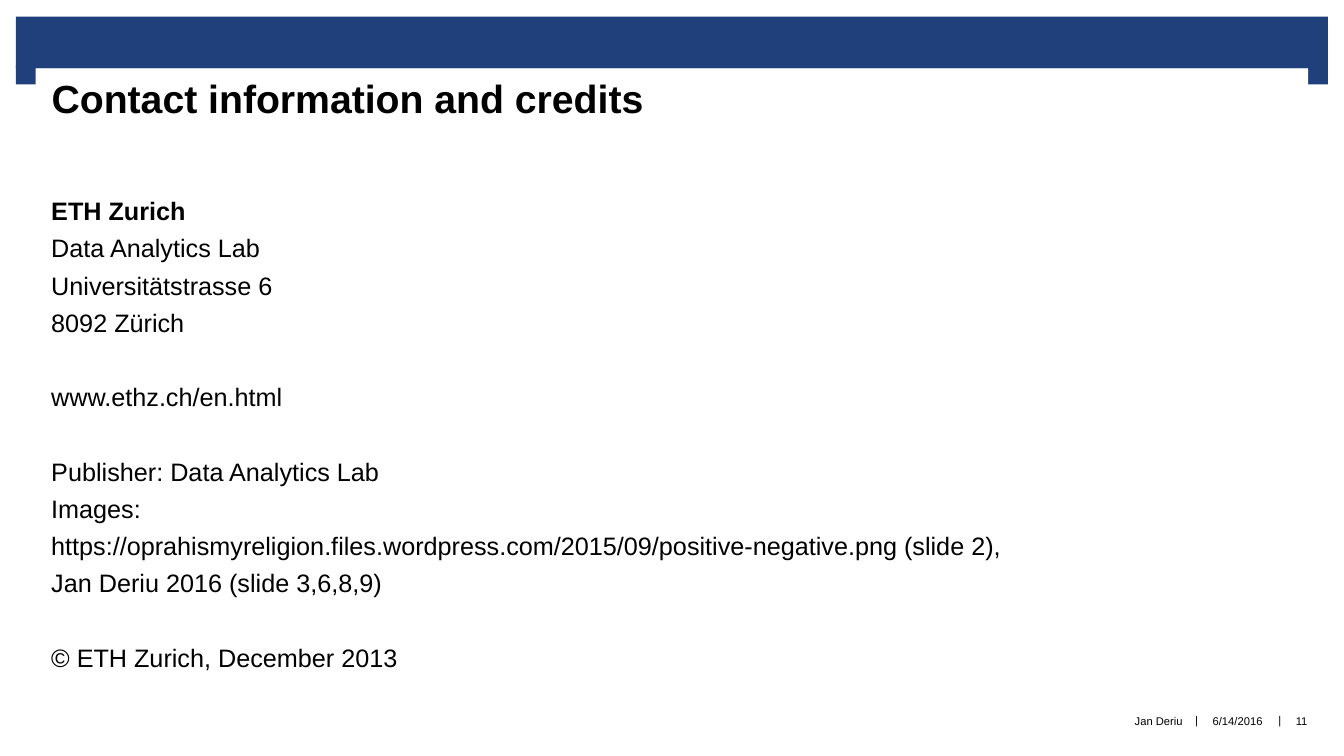
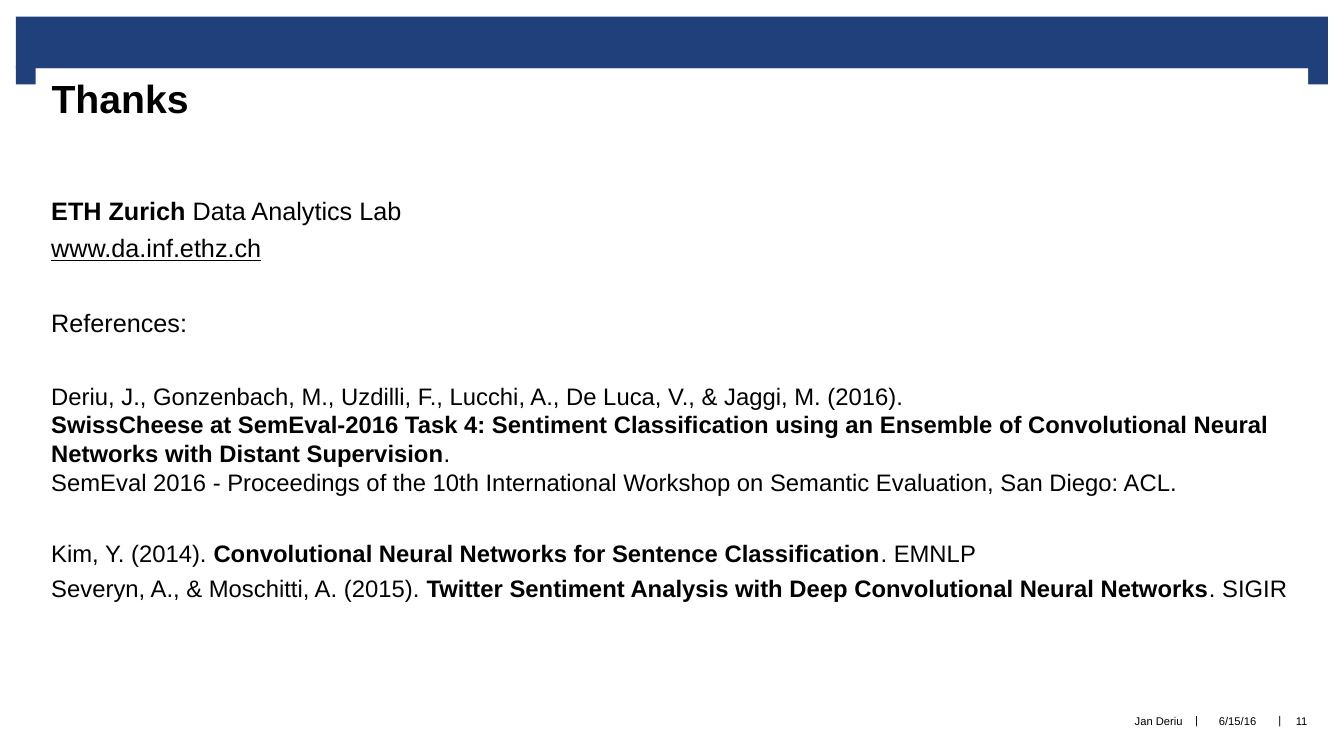
Before and after one commit to jderiu/deep-qa, a slide deck: slide 11 of Poster/SwissCheese.pptx. Drawn at 1344x756 pixels with LibreOffice and Linux fonts; fonts in the diff are those of the drawing; background and template pictures are left out. Boxes give left, top, right and bottom in pixels: in the first picture for what was removed or moved away, otherwise in the second. Text is boxed around its words. In the diff, an @@ line names an element or a change of style, - is before the commit and + after.

```diff
--- a/Poster/SwissCheese.pptx
+++ b/Poster/SwissCheese.pptx
@@ title at [52,84,189,114]: text changed @@
-Contact information and credits
+Thanks
@@ text at [51,201,1287,602]: text changed; size 18 to 17 pt @@
-ETH Zurich
-Data Analytics Lab
-Universitätstrasse 6
-8092 Zürich
-www.ethz.ch/en.html
-Publisher: Data Analytics Lab
-Images:
-https://oprahismyreligion.files.wordpress.com/2015/09/positive-negative.png (slide 2),
-Jan Deriu 2016 (slide 3,6,8,9)
-© ETH Zurich, December 2013
+ETH Zurich Data Analytics Lab
+www.da.inf.ethz.ch
+References:
+Deriu, J., Gonzenbach, M., Uzdilli, F., Lucchi, A., De Luca, V., & Jaggi, M. (2016).
+SwissCheese at SemEval-2016 Task 4: Sentiment Classification using an Ensemble of Convolutional Neural Networks with Distant Supervision.
+SemEval 2016 - Proceedings of the 10th International Workshop on Semantic Evaluation, San Diego: ACL.
+Kim, Y. (2014). Convolutional Neural Networks for Sentence Classification. EMNLP
+Severyn, A., & Moschitti, A. (2015). Twitter Sentiment Analysis with Deep Convolutional Neural Networks. SIGIR
@@ text at [1219,717,1256,725]: text changed @@
-6/14/2016
+6/15/16
```
Also in this commit, not shown: 10 other slides changed.
